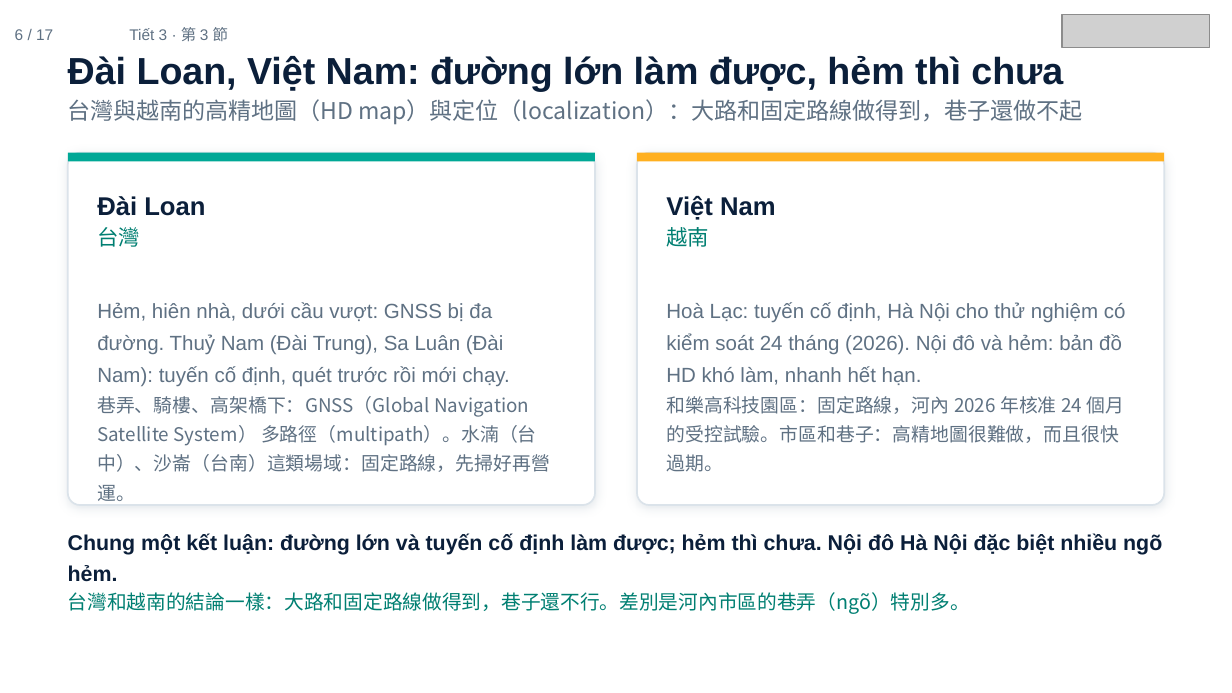
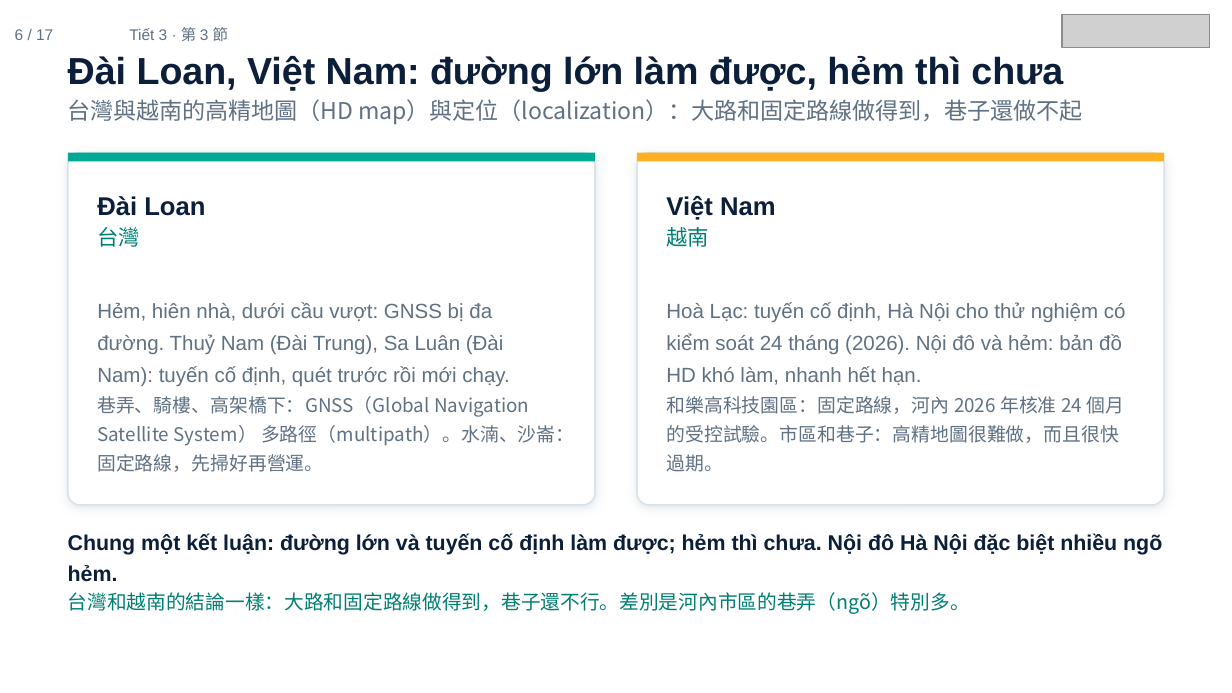
Before and after one commit to ch-neural/MITUST-Principles-of-Self-Driving-Cars, a slide deck: slide 6 of 第十二週(11-26)/第十二週_第3節_簡報.pptx. Drawn at 1232x693 pixels with LibreOffice and Linux fonts; fonts in the diff are those of the drawing; grey boxes stand for pictures. Boxes give left, top, right and bottom in pixels: in the first picture for what was removed or moved away, otherwise in the second. Text is boxed around its words. In the diff, an @@ line names an element or a change of style, - is before the commit and + after.

```diff
--- a/第十二週(11-26)/第十二週_第3節_簡報.pptx
+++ b/第十二週(11-26)/第十二週_第3節_簡報.pptx
@@ text at <box>97,396,574,472</box>: text changed @@
-巷弄、騎樓、高架橋下：GNSS（Global Navigation Satellite System） 多路徑（multipath）。水湳（台中）、沙崙（台南）這類場域：固定路線，先掃好再營運。
+巷弄、騎樓、高架橋下：GNSS（Global Navigation Satellite System） 多路徑（multipath）。水湳、沙崙：固定路線，先掃好再營運。
```
Also in this commit, not shown: 1 other slide changed.
